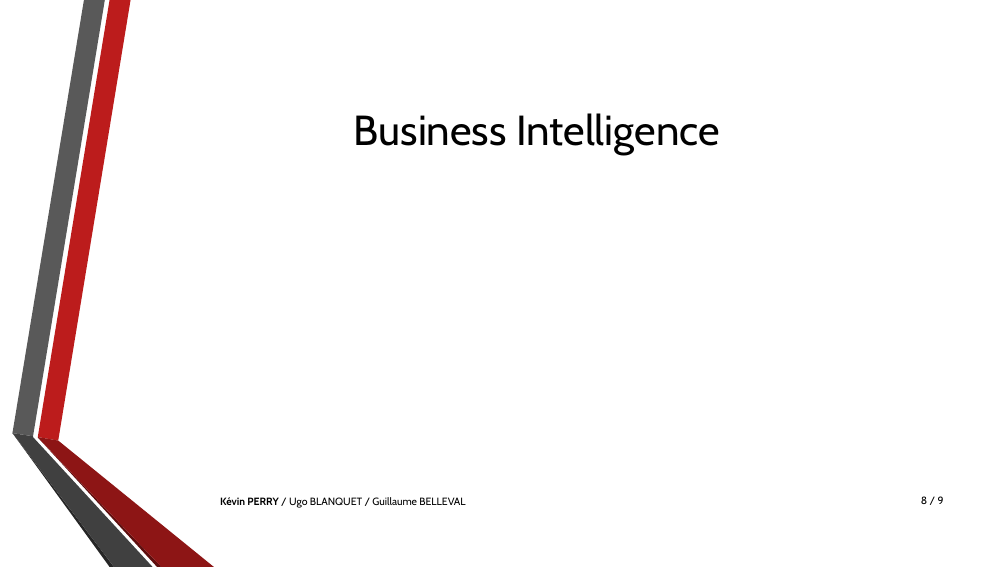
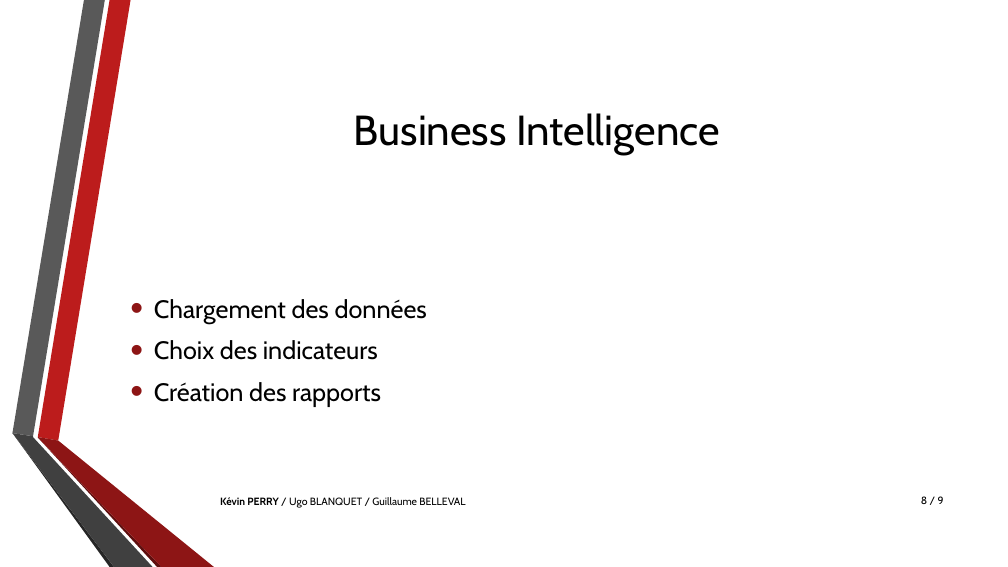
Before and after one commit to anarkopsykotik/proj4a, a slide deck: slide 8 of Projet.pptx. Drawn at 1008x567 pixels with LibreOffice and Linux fonts; fonts in the diff are those of the drawing; background and template pictures are left out. Boxes give left, top, right and bottom in pixels: in the first picture for what was removed or moved away, otherwise in the second. Text is boxed around its words. In the diff, an @@ line names an element or a change of style, - is before the commit and + after.

```diff
--- a/Projet.pptx
+++ b/Projet.pptx
@@ text added at (154,299,427,407), 24 pt, text #000000 @@
+• Chargement des données
+• Choix des indicateurs
+• Création des rapports
```
Also in this commit, not shown: 4 other slides changed, 2 other files.
